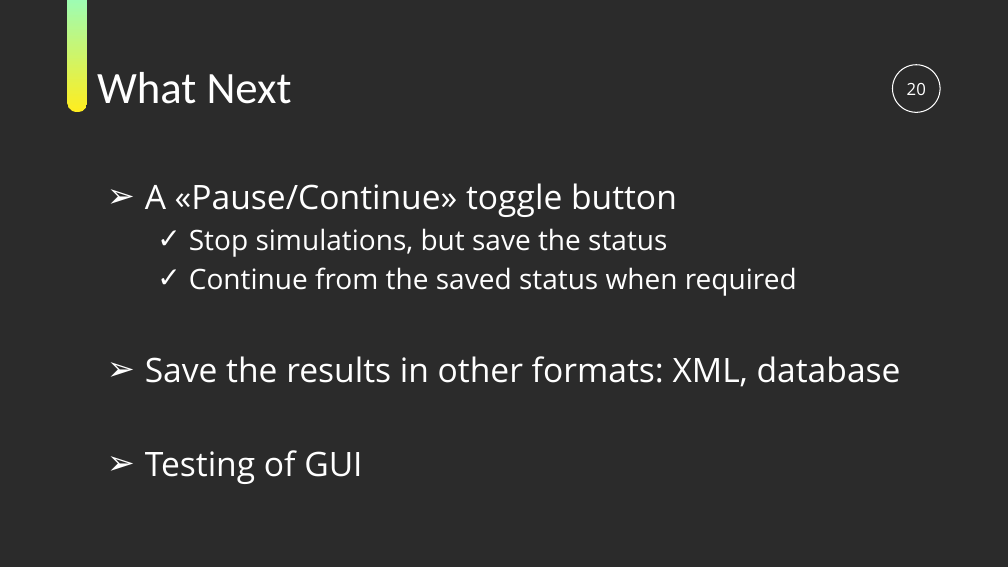
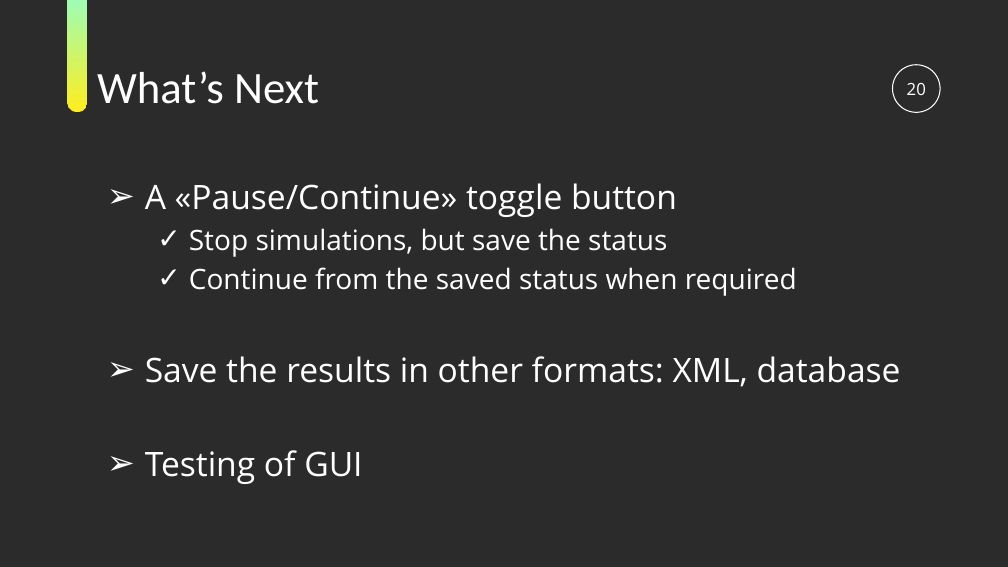
Before and after one commit to ramina1964/NQueenCore, a slide deck: slide 20 of Documentation/NQueen Presentation.pptx. Drawn at 1008x567 pixels with LibreOffice and Linux fonts; fonts in the diff are those of the drawing; background and template pictures are left out; a plain dark background stands for a picture behind light text. Boxes give left, top, right and bottom in pixels: in the first picture for what was removed or moved away, otherwise in the second. Text is boxed around its words. In the diff, an @@ line names an element or a change of style, - is before the commit and + after.

```diff
--- a/Documentation/NQueen Presentation.pptx
+++ b/Documentation/NQueen Presentation.pptx
@@ text at [97, 71, 319, 104]: text changed @@
-What Next
+What’s Next
```
Also in this commit, not shown: 5 other files.
